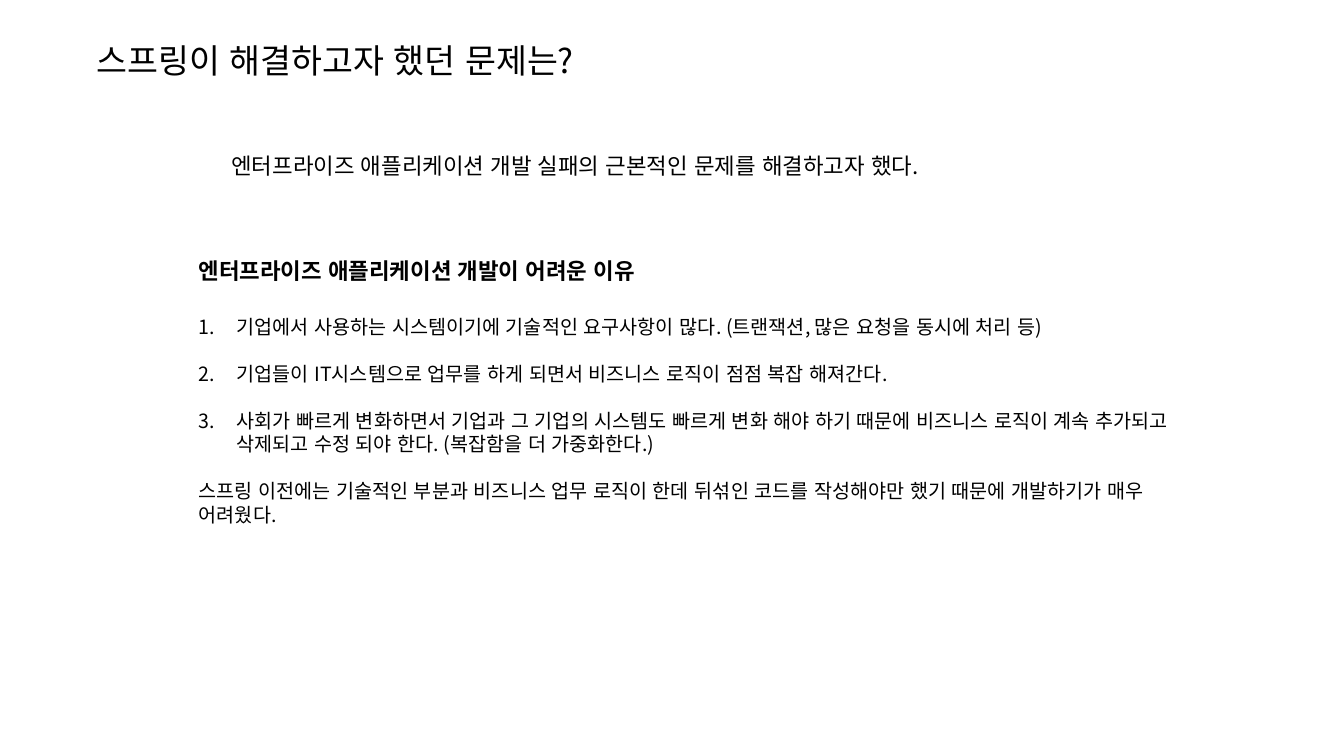
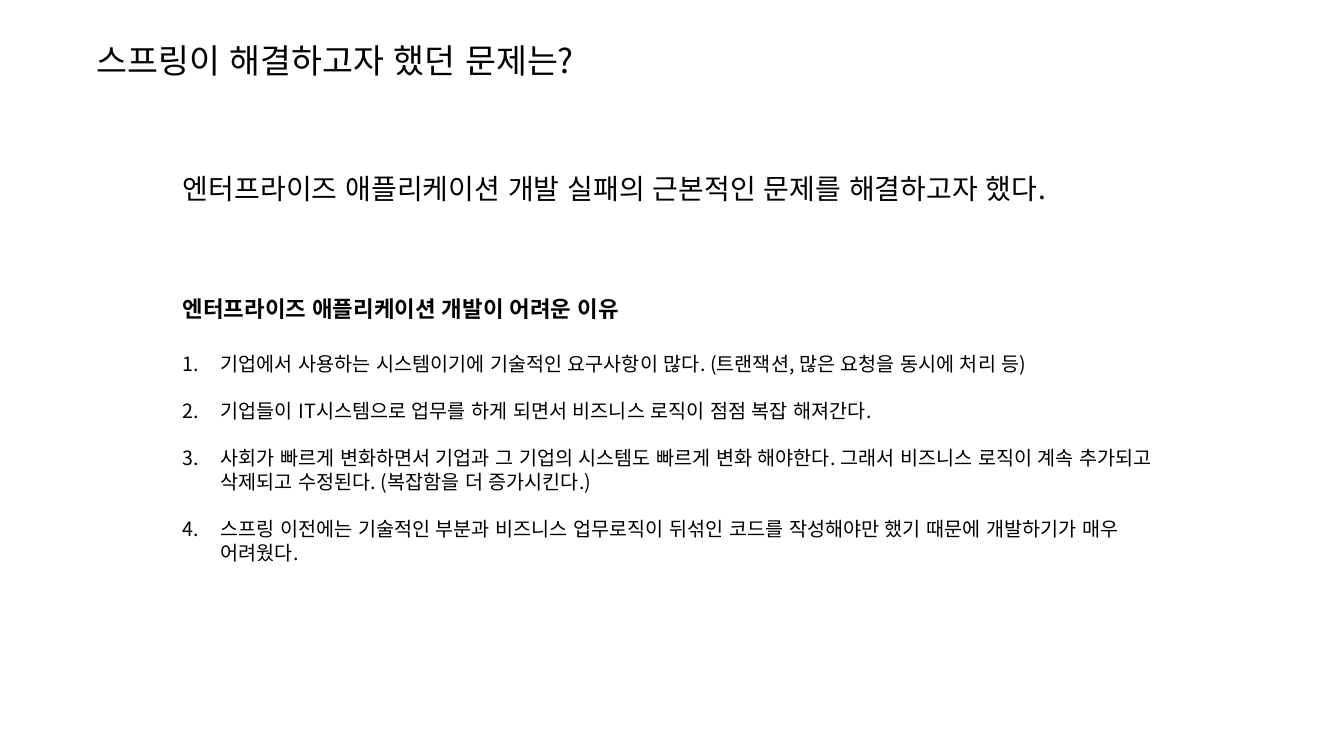
Before and after one commit to joonYK/study-boot-rest, a slide deck: slide 8 of SpringBoot Rest API.pptx. Drawn at 1344x756 pixels with LibreOffice and Linux fonts; fonts in the diff are those of the drawing. Boxes give left, top, right and bottom in pixels: in the first picture for what was removed or moved away, otherwise in the second. Text is boxed around its words. In the diff, an @@ line names an element or a change of style, - is before the commit and + after.

Commit message:
PPT 수정

```diff
--- a/SpringBoot Rest API.pptx
+++ b/SpringBoot Rest API.pptx
@@ text "엔터프라이즈 애플리케이션 개발 실패의 근본적인 ...": place and size @@
-text "엔터프라이즈 애플리케이션 개발 실패의 근본적인 ..." at box(231, 155, 919, 176)
+text "엔터프라이즈 애플리케이션 개발 실패의 근본적인 ..." at box(183, 175, 1046, 202)
@@ text "엔터프라이즈 애플리케이션 개발 실패의 근본적인 ..." at box(183, 175, 1046, 202): size 16 to 20 pt @@
@@ text "엔터프라이즈 애플리케이션 개발이 어려운 이유": place and size @@
-text "엔터프라이즈 애플리케이션 개발이 어려운 이유" at box(199, 260, 1167, 524)
+text "엔터프라이즈 애플리케이션 개발이 어려운 이유" at box(183, 298, 1151, 562)
@@ text at box(221, 448, 1151, 562): text changed @@
-3. 사회가 빠르게 변화하면서 기업과 그 기업의 시스템도 빠르게 변화 해야 하기 때문에 비즈니스 로직이 계속 추가되고 삭제되고 수정 되야 한다. (복잡함을 더 가중화한다.)
-스프링 이전에는 기술적인 부분과 비즈니스 업무 로직이 한데 뒤섞인 코드를 작성해야만 했기 때문에 개발하기가 매우 어려웠다.
+3. 사회가 빠르게 변화하면서 기업과 그 기업의 시스템도 빠르게 변화 해야한다. 그래서 비즈니스 로직이 계속 추가되고 삭제되고 수정된다. (복잡함을 더 증가시킨다.)
+4. 스프링 이전에는 기술적인 부분과 비즈니스 업무로직이 뒤섞인 코드를 작성해야만 했기 때문에 개발하기가 매우 어려웠다.
```
Also in this commit, not shown: 15 other slides changed.
